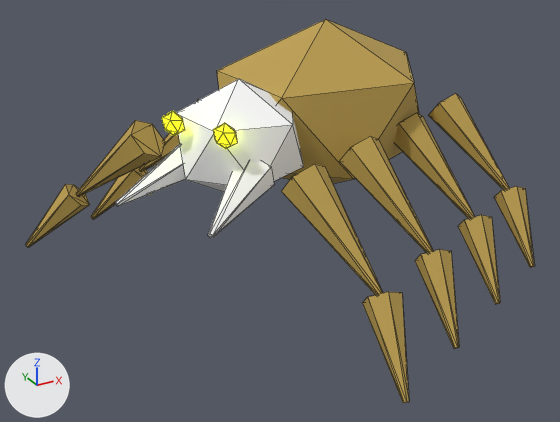
One commit to the glTF model GameData/Visuals/DemonFighter/beetle.glb: the scene before it, then after it.
Rendered twice from a 50 mm camera at (0.61, -4.02, 2.39) aimed at (2.67, -0.26, 0.51). Every picture has the same lights, and +X, +Y and +Z are marked at lower left. The older version comes first. Mesh edges are drawn as thin lines. Where no turn or scale is listed for an object, it has been applied to the vertices.

Objects in the first picture: 'Carapace.001', 'Eye.032', 'Eye.033', 'Foot.008', 'Foot.009', 'Foot.010', 'Foot.011', 'Foot.013', 'Foot.015', 'Head.016', 'Leg.022', 'Leg.023', 'Leg.024', 'Leg.025', 'Leg.027', 'Leg.029', 'Mandible.002', 'Mandible.003'.
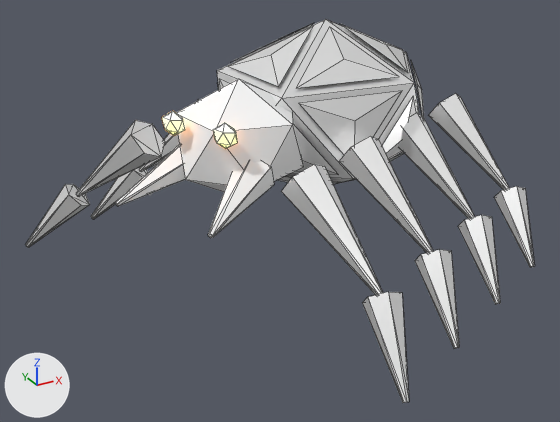
The change in detail:
Material 'Tomb ochre' (mat_tomb_ochre) changes colour from yellow #bc9e4d to white #ffffff; in linear values from (0.5, 0.34, 0.075) to (1.0, 1.0, 1.0).
In material 'Tomb ochre' (mat_tomb_ochre), roughness goes from 0.8 to 0.43.
In material 'Tomb ochre' (mat_tomb_ochre), metallic goes from 0.0 to 0.72.
Material 'Sulfur fire' (mat_sulfur_fire) changes colour from yellow #e7ff10 to white #ffffff; in linear values from (0.8, 1.0, 0.005) to (1.0, 1.0, 1.0).
In material 'Sulfur fire' (mat_sulfur_fire), emission_color goes from (0.8, 1.0, 0.005) (yellow #e7ff10) to (1.0, 0.37, 0.045) (orange #ffa43c).
Mesh me_layered_carapace_001 is new.
It has 80 vertices, 60 faces and spans x 2.448..3.915, y -0.563..0.732, z 0.479..1.521.
It uses material mat_tomb_ochre (white #ffffff).
Object 'Layered Carapace.001' (ob_layered_carapace_001) is new; it shows me_layered_carapace_001.
Its location is (0.0, 0.0, 0.0).

Changed parts and their boxes [x1, y1, x2, y2] in the pictures (560 x 422 px):
'Carapace.001', recoloured, surface changed (yellow to white)
    both: [217, 19, 419, 182]
'Layered Carapace.001', added
    after: [218, 23, 424, 184]
'Leg.023', recoloured, surface changed (yellow to white)
    both: [282, 164, 383, 295]
'Leg.025', recoloured, surface changed (yellow to white)
    both: [340, 136, 433, 253]
'Leg.027', recoloured, surface changed (yellow to white)
    both: [398, 113, 475, 219]
'Foot.009', recoloured, surface changed (yellow to white)
    both: [362, 292, 409, 403]
'Leg.022', recoloured, surface changed (yellow to white)
    both: [76, 120, 165, 196]
'Leg.029', recoloured, surface changed (yellow to white)
    both: [428, 94, 509, 190]
'Foot.011', recoloured, surface changed (yellow to white)
    both: [415, 249, 459, 349]
'Foot.013', recoloured, surface changed (yellow to white)
    both: [458, 215, 500, 304]
'Foot.015', recoloured, surface changed (yellow to white)
    both: [494, 186, 534, 268]
'Foot.008', recoloured, surface changed (yellow to white)
    both: [26, 184, 90, 247]
'Foot.010', recoloured, surface changed (yellow to white)
    both: [91, 167, 148, 219]
'Eye.033', recoloured (lighter)
    both: [213, 123, 238, 149]
'Eye.032', recoloured (lighter)
    both: [162, 111, 185, 136]
'Leg.024', recoloured, surface changed
    both: [139, 99, 199, 172]
